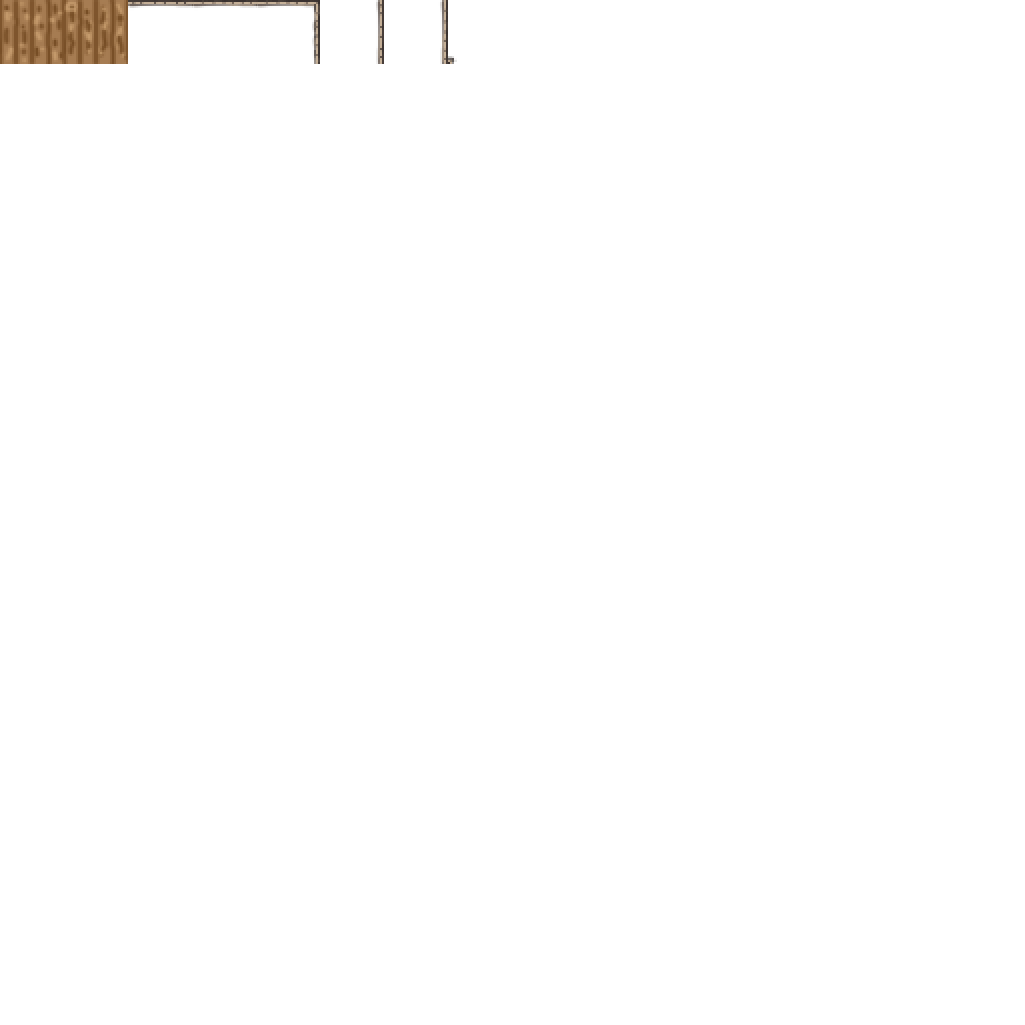
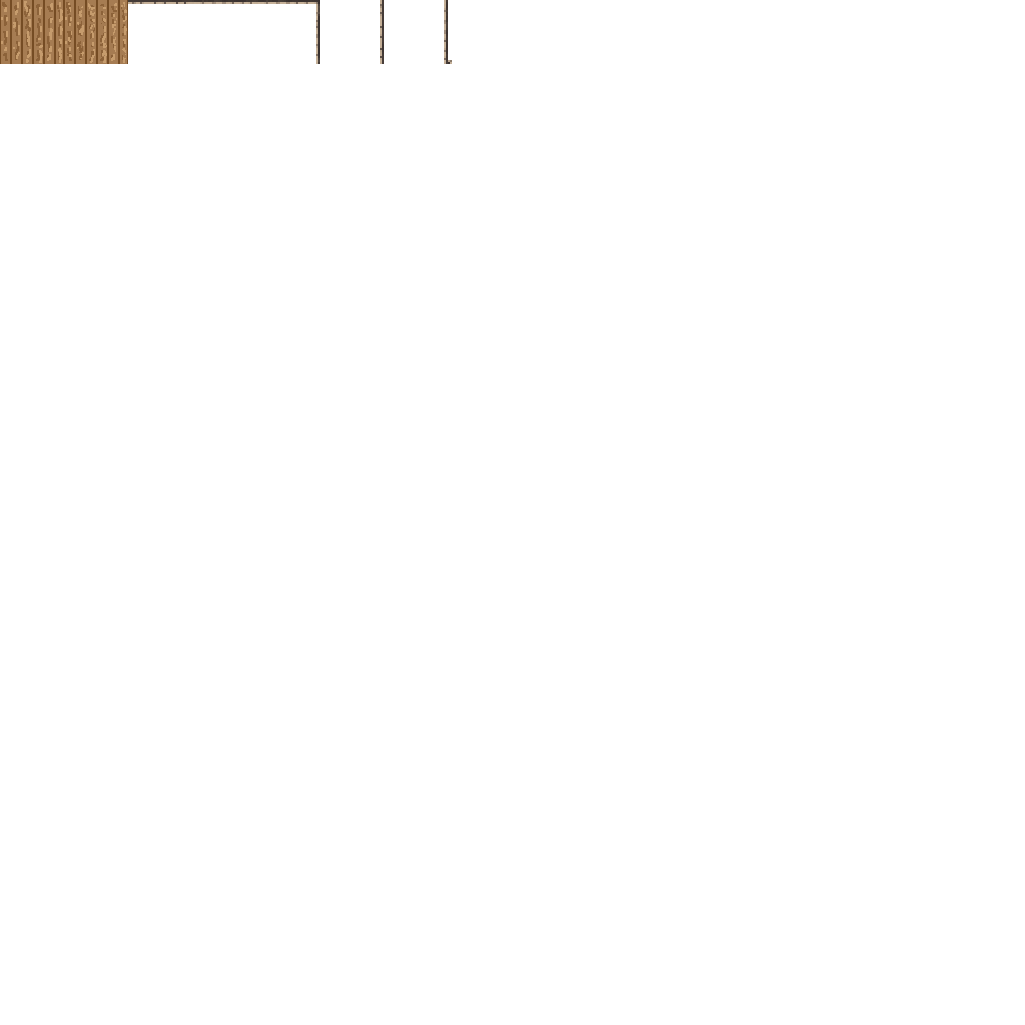
Layered file, before and after one edit (1025 x 1025). Changes by layer:
painted on "Layer 2" over [448, 56, 457, 64]
painted on "WallCorner" over [256, 4, 316, 64]
painted on "Wall2Side" over [440, 0, 444, 64]
painted on "Wall2" over [192, 4, 257, 8]
painted on "Wall1Side" over [376, 0, 380, 64]
painted on "Wall1" over [128, 4, 193, 8]
painted on "Floor2" over [64, 0, 128, 64]
painted on "Floor1" over [0, 0, 67, 64]
